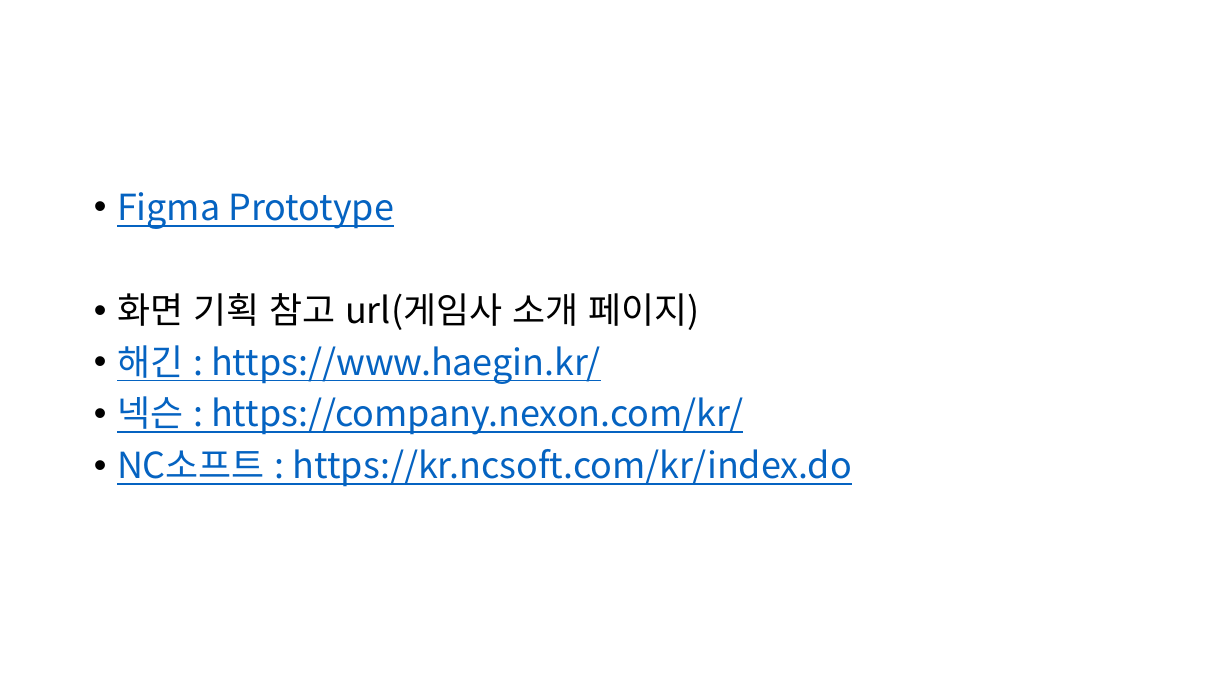
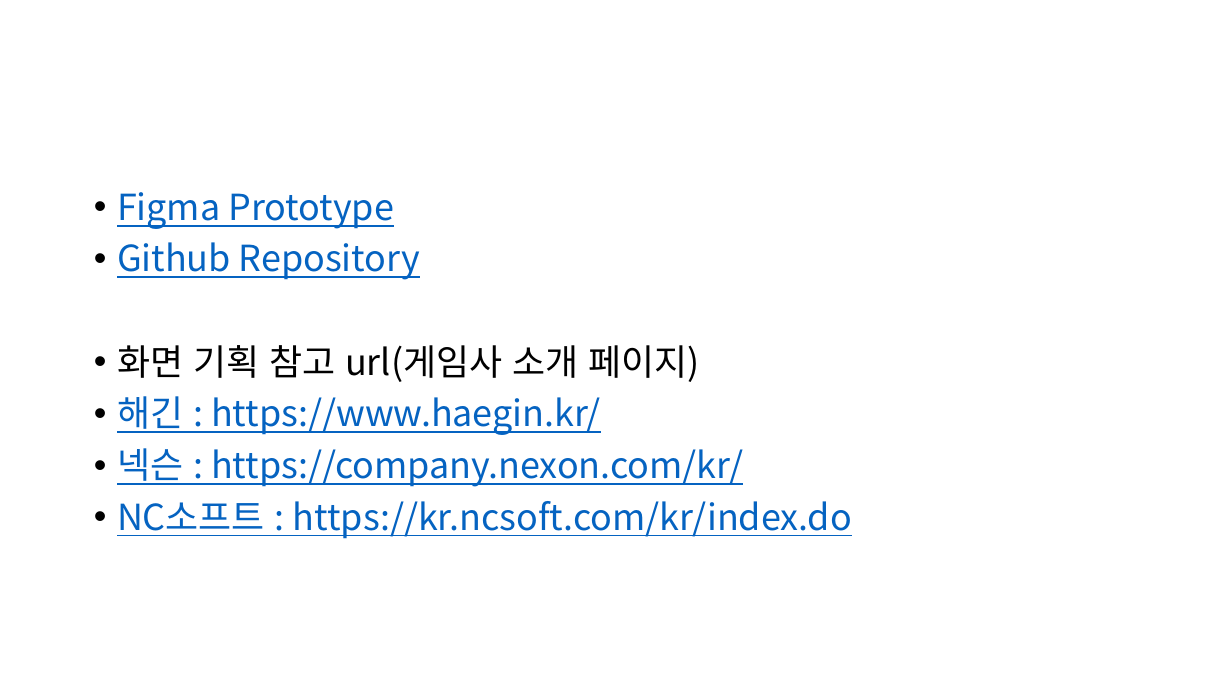
Before and after one commit to Awhn/paperworksweb, a slide deck: slide 10 of docs/코멘토_기획_화면설계서 양식.pptx. Drawn at 1232x693 pixels with LibreOffice and Linux fonts; fonts in the diff are those of the drawing. Boxes give left, top, right and bottom in pixels: in the first picture for what was removed or moved away, otherwise in the second. Text is boxed around its words. In the diff, an @@ line names an element or a change of style, - is before the commit and + after.

```diff
--- a/docs/코멘토_기획_화면설계서 양식.pptx
+++ b/docs/코멘토_기획_화면설계서 양식.pptx
@@ text at (117, 242, 420, 280): paragraph added @@
+• Github Repository
```
Also in this commit, not shown: 8 other slides changed, 6 other files.
